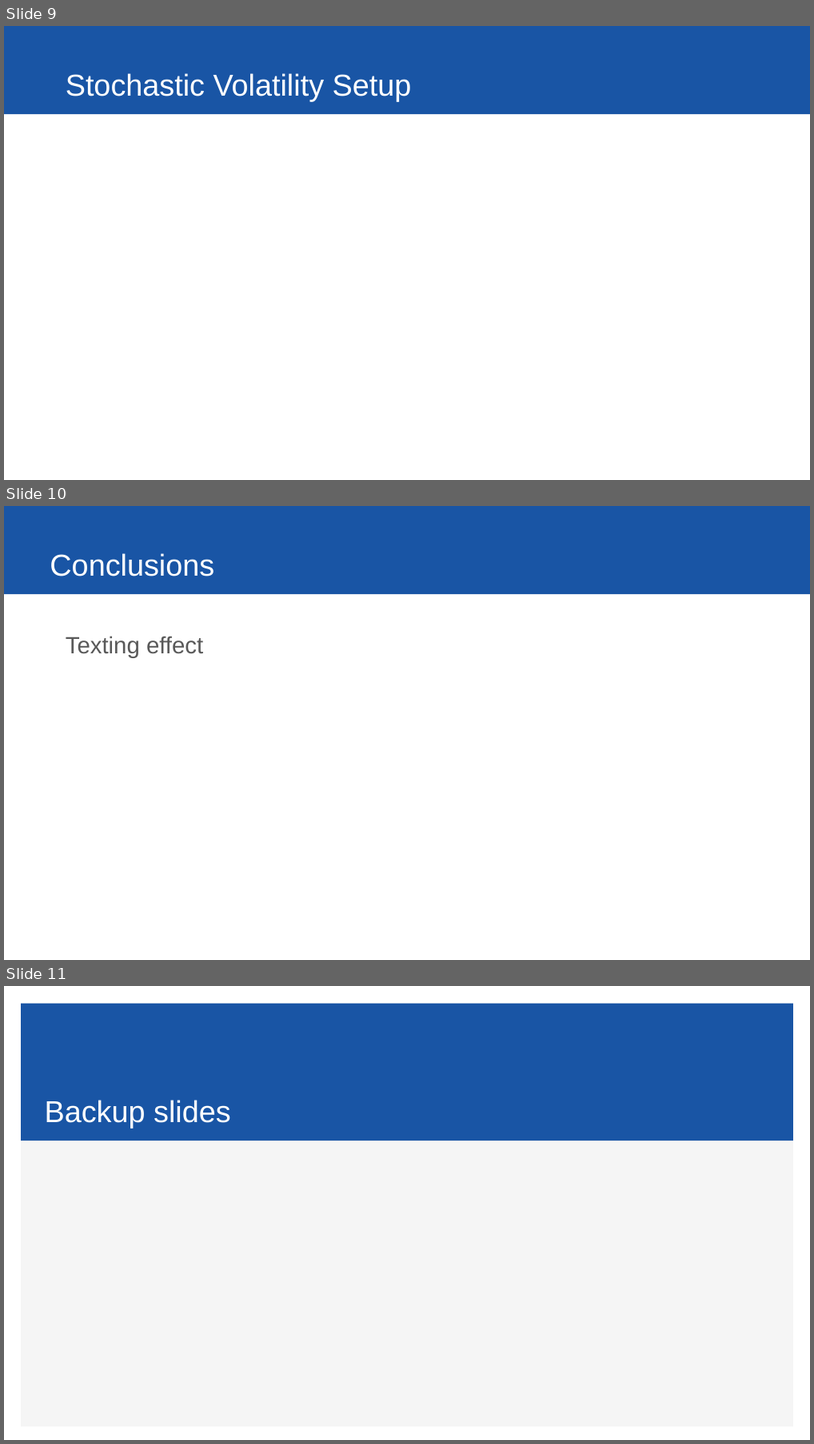
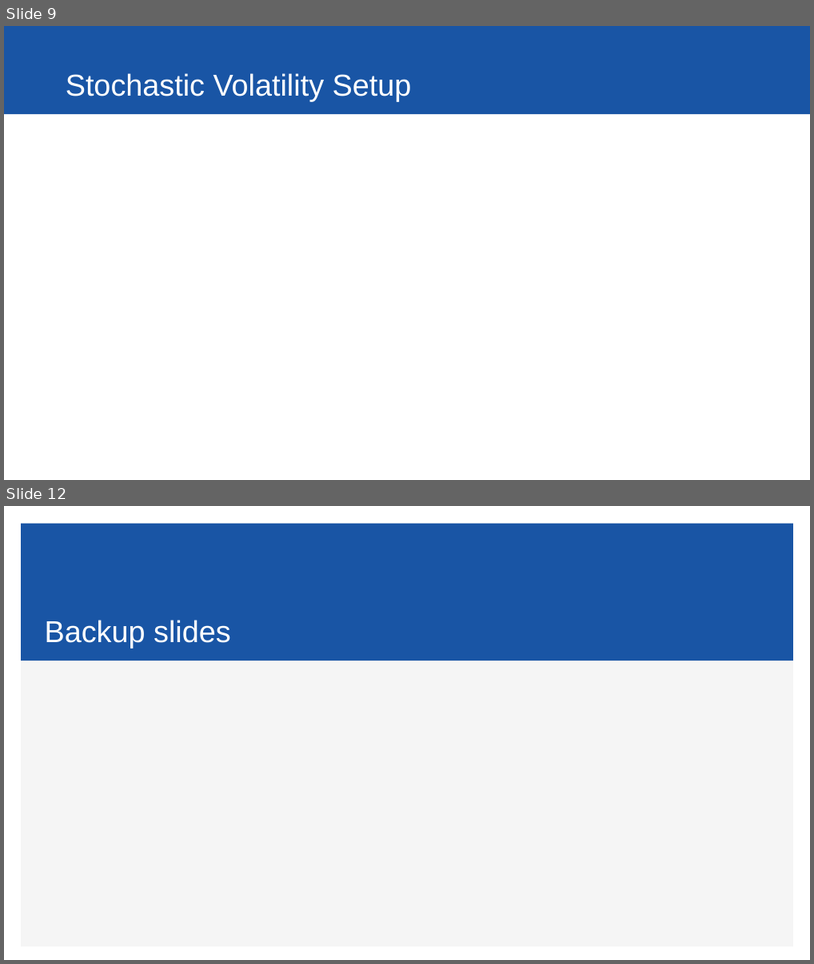
Before and after one commit to ybryan/stat685_distracted_driving, a slide deck: src/presentation/final_presentation.pptx. Shown one above the other, each under a label of ours: slides 9, 10 and 11 before the commit, slides 9 and 12 after it; the slides between them are not shown. The pictures are 814x1444 and 814x964 pixels, drawn with LibreOffice and Linux fonts; fonts in the diff are those of the drawing. Boxes give left, top, right and bottom in pixels: in the first picture for what was removed or moved away, otherwise in the second. Text is boxed around its words. In the diff, an @@ line names an element or a change of style, - is before the commit and + after.

```diff
--- a/src/presentation/final_presentation.pptx
+++ b/src/presentation/final_presentation.pptx
@@ slide 10 removed at (4, 506, 810, 960), background #FFFFFF; not listed: 1 template element that a slide beside it also shows @@
@@ title removed at (50, 553, 214, 576) @@
-Conclusions
@@ text removed at (66, 636, 203, 658) @@
-Texting effect
@@ what was slide 11 is now slide 12 @@
```
Also in this commit, not shown: 2 slides changed, 2 slides added, 1 other file.
